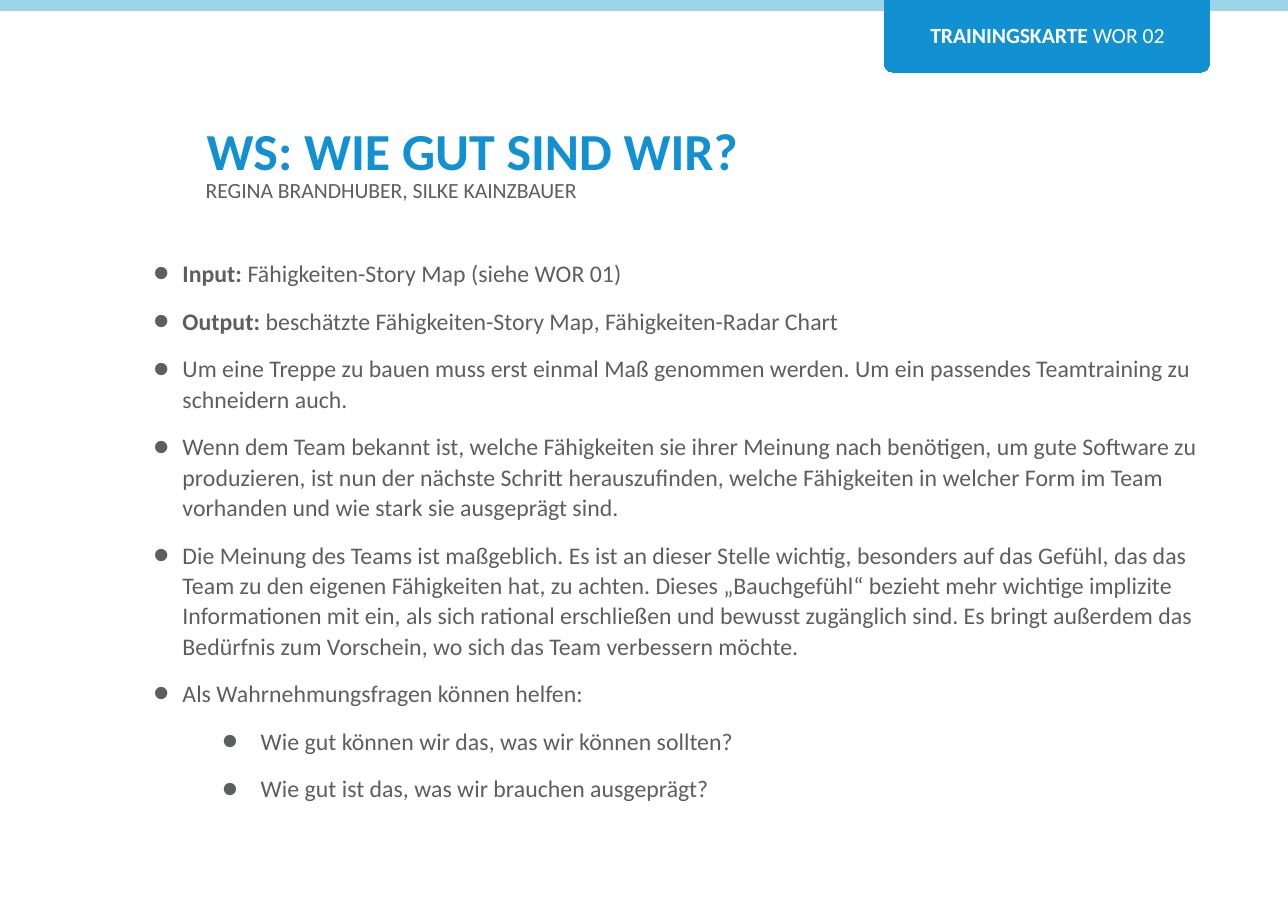
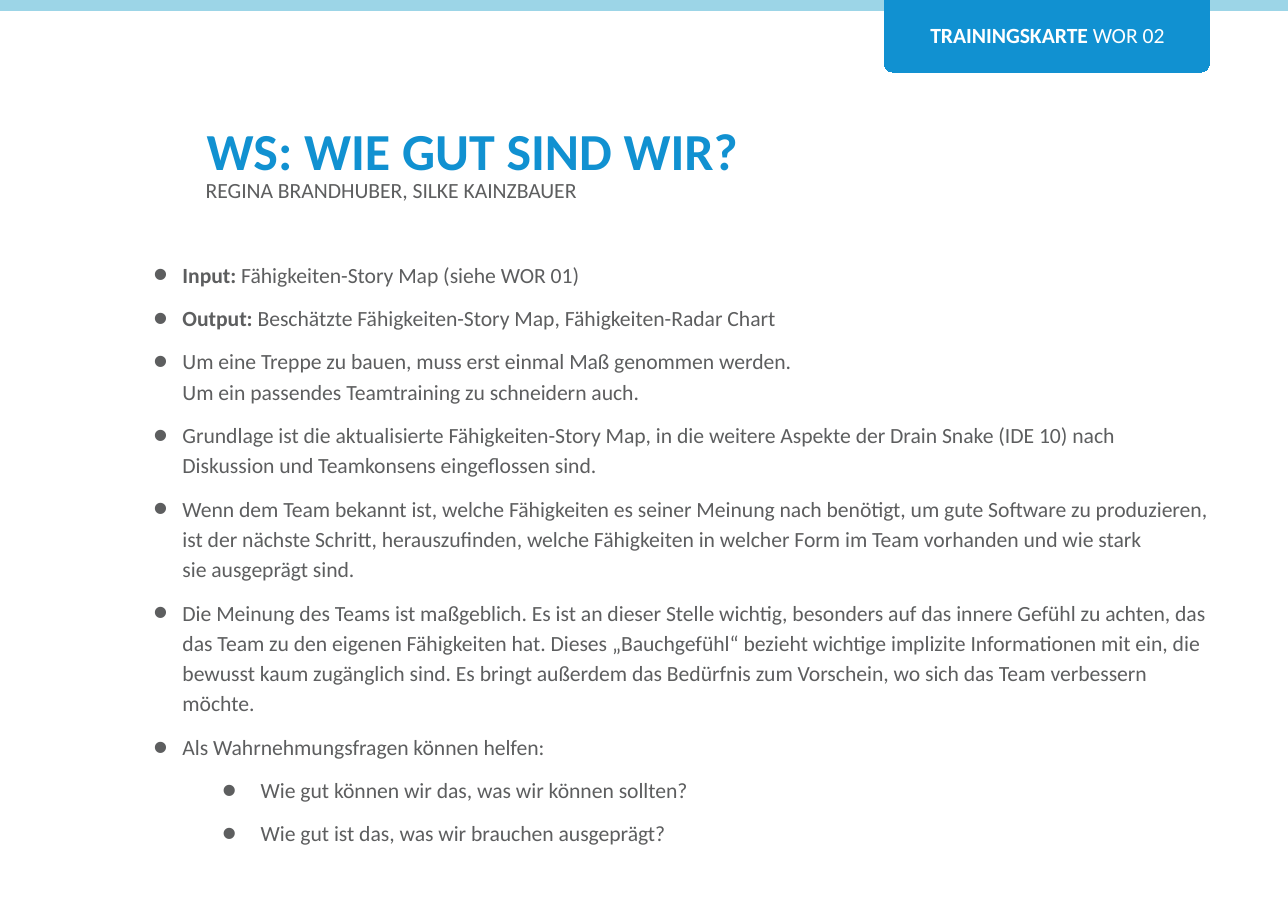
Before and after one commit to Teamtool/training-materials, a slide deck: slide 1 of training-cards/agile moves/Workshops (WOR)/ger/apprentice/ger_WOR_02_Wie_gut_sind_wir_AM_A.pptx. Drawn at 1288x907 pixels with LibreOffice and Linux fonts; fonts in the diff are those of the drawing; background and template pictures are left out. Boxes give left, top, right and bottom in pixels: in the first picture for what was removed or moved away, otherwise in the second. Text is boxed around its words. In the diff, an @@ line names an element or a change of style, - is before the commit and + after.

```diff
--- a/training-cards/agile moves/Workshops (WOR)/ger/apprentice/ger_WOR_02_Wie_gut_sind_wir_AM_A.pptx
+++ b/training-cards/agile moves/Workshops (WOR)/ger/apprentice/ger_WOR_02_Wie_gut_sind_wir_AM_A.pptx
@@ text at (x1=182, y1=267, x2=688, y2=845): size 11 to 10 pt in "Input: Fähigkeiten-Story Map (siehe WOR 01)", "Als Wahrnehmungsfragen können helfen:", "Wie gut können wir das, was wir ...", "Wie gut ist das, was wir brauchen ..."; less space between paragraphs @@
@@ text at (x1=182, y1=311, x2=1207, y2=711): text changed; size 11 to 10 pt @@
-• Output: beschätzte Fähigkeiten-Story Map, Fähigkeiten-Radar Chart
-• Um eine Treppe zu bauen muss erst einmal Maß genommen werden. Um ein passendes Teamtraining zu schneidern auch.
-• Wenn dem Team bekannt ist, welche Fähigkeiten sie ihrer Meinung nach benötigen, um gute Software zu produzieren, ist nun der nächste Schritt herauszufinden, welche Fähigkeiten in welcher Form im Team vorhanden und wie stark sie ausgeprägt sind.
-• Die Meinung des Teams ist maßgeblich. Es ist an dieser Stelle wichtig, besonders auf das Gefühl, das das Team zu den eigenen Fähigkeiten hat, zu achten. Dieses „Bauchgefühl“ bezieht mehr wichtige implizite Informationen mit ein, als sich rational erschließen und bewusst zugänglich sind. Es bringt außerdem das Bedürfnis zum Vorschein, wo sich das Team verbessern möchte.
+• Output: Beschätzte Fähigkeiten-Story Map, Fähigkeiten-Radar Chart
+• Um eine Treppe zu bauen, muss erst einmal Maß genommen werden.
+  Um ein passendes Teamtraining zu schneidern auch.
+• Grundlage ist die aktualisierte Fähigkeiten-Story Map, in die weitere Aspekte der Drain Snake (IDE 10) nach Diskussion und Teamkonsens eingeflossen sind.
+• Wenn dem Team bekannt ist, welche Fähigkeiten es seiner Meinung nach benötigt, um gute Software zu produzieren, ist der nächste Schritt, herauszufinden, welche Fähigkeiten in welcher Form im Team vorhanden und wie stark sie ausgeprägt sind.
+• Die Meinung des Teams ist maßgeblich. Es ist an dieser Stelle wichtig, besonders auf das innere Gefühl zu achten, das das Team zu den eigenen Fähigkeiten hat. Dieses „Bauchgefühl“ bezieht wichtige implizite Informationen mit ein, die bewusst kaum zugänglich sind. Es bringt außerdem das Bedürfnis zum Vorschein, wo sich das Team verbessern möchte.
```
Also in this commit, not shown: 1 other slide changed, 6 other files.
